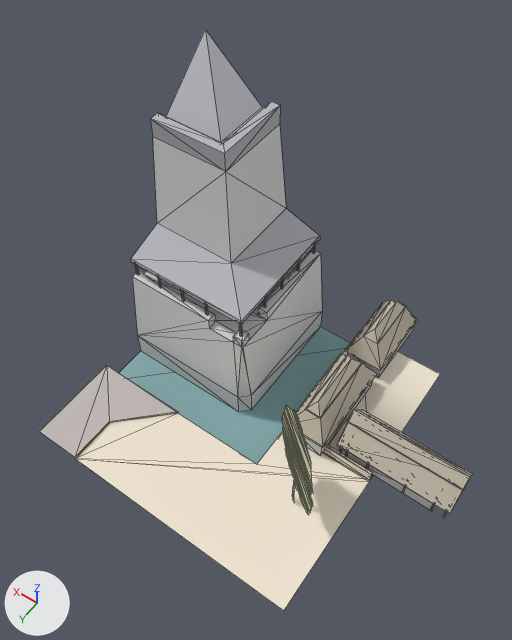
A saved change to the OBJ model assets/stl_export/wrc1.obj.
Rendered twice from a 50 mm lens placed at (-23.6, 31.2, 63.9), pointed at (-0.9, -0.6, 14.0). Arrows for +X, +Y and +Z are at lower left; the lights stay in place. The first picture is the older version. Mesh edges are drawn as thin lines. Where no turn or scale is listed for an object, it has been applied to the vertices. Vertices at exactly the same position are counted once.

The first picture shows 'wrc1'.
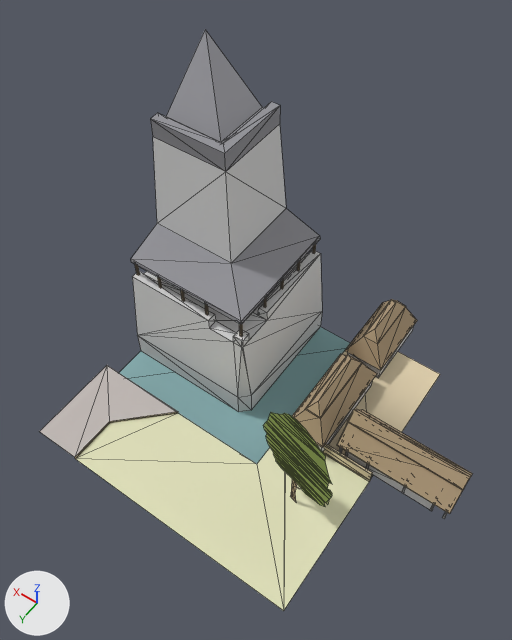
Changed parts and their boxes (x1, y1, x2, y2) in the pictures (512 x 640 px; the box of a moved part takes in the faces that stretch with it):
'wrc1', recoloured, reshaped
    both: (39, 30, 473, 611)
part 1 of me_wrc1, moved or reshaped
    before: (76, 405, 369, 611)
    after: (76, 412, 369, 611)
part 2 of me_wrc1, recoloured (pale yellow to beige)
    both: (76, 413, 256, 464)
part 3 of me_wrc1, recoloured
    before: (292, 480, 295, 501)
    after: (290, 488, 296, 502)
part 4 of me_wrc1, recoloured
    before: (282, 414, 313, 515)
    after: (263, 421, 332, 507)

Patch to the scene script:
```diff
--- a/assets/stl_export/wrc1.obj.py
+++ b/assets/stl_export/wrc1.obj.py
@@ mat_cortyard @@
 mat_cortyard = principled_material('cortyard')
-mat_cortyard.base_color = (0.878, 0.792, 0.651)  # pale yellow #f1e6d3
+mat_cortyard.base_color = (0.757, 0.639, 0.427)  # beige #e2d1af
 mat_cortyard.roughness = 1.0
@@ mat_castleroof @@
 mat_castleroof = principled_material('castleRoof')
-mat_castleroof.base_color = (0.471, 0.471, 0.51)  # grey #b7b7bd
+mat_castleroof.base_color = (0.294, 0.294, 0.318)  # grey #949499
 mat_castleroof.roughness = 1.0
@@ mat_straw @@
 mat_straw = principled_material('straw')
-mat_straw.base_color = (0.569, 0.514, 0.42)  # light grey #c7bead
+mat_straw.base_color = (0.447, 0.333, 0.204)  # beige #b29c7d
 mat_straw.roughness = 1.0
@@ mat_tree @@
+mat_tree = principled_material('tree')
+mat_tree.base_color = (0.294, 0.4, 0.0902)  # green #94aa55
+mat_tree.roughness = 1.0
@@ me_wrc1 @@
 me_wrc1.from_pydata(...)  # 439 vertices, 636 faces; spans x -22.8..15.0, y -18.5..15.0, z -3.0..29.6
 # used by ob_wrc1; location = (0.0, 0.0, 0.0)
+# me_wrc1 part 1
+# 25 vertices are removed from x -13.3..-7.1, y 3.7..8.7, z 2.7..14.4
+# 44 faces are deleted
+# 3 vertices in x -9.8..-9.7, y 5.9, z 0.0..3.9 move by (0.1, 0.1, 0.0)
+# 3 vertices in x -13.4..-13.2, y 8.7..8.8, z 5.9..8.7 move by (-0.8, -1.6, 0.0)
+# 3 vertices in x -6.9..-6.8, y 3.5, z 6.7..9.4 move by (0.8, 1.6, 0.0)
+# 28 vertices move from x -13.4..-6.6, y 3.3..8.9, z 0.0..9.3 to x -14.2..-5.7, y 5.0..7.2, z 0.0..9.3
+# 25 vertices are added at x -14.1..-6.3, y 5.1..7.1, z 2.7..14.4
+# 12 new faces join them, mat_straw (beige #b29c7d)
+# 25 new faces join them, mat_tree (green #94aa55)
+# 7 new faces join them, mat_w (beige #e2e2bc)
+# me_wrc1 part 2: 2 faces spanning x -5.0..10.0, y 5.0..15.0, z -0.3 switch from mat_cortyard (pale yellow #f1e6d3) to mat_w (beige #e2e2bc)
+# me_wrc1 part 3: 8 faces spanning x -10.4..-9.6, y 6.0..6.2, z 0.0..3.9 switch from mat_w (beige #e2e2bc) to mat_straw (beige #b29c7d)
+# me_wrc1 part 4: 25 faces spanning x -14.2..-5.7, y 5.0..7.2, z 3.7..9.4 switch from mat_w (beige #e2e2bc) to mat_tree (green #94aa55)
 me_wrc1.materials.append(mat_road)
```
